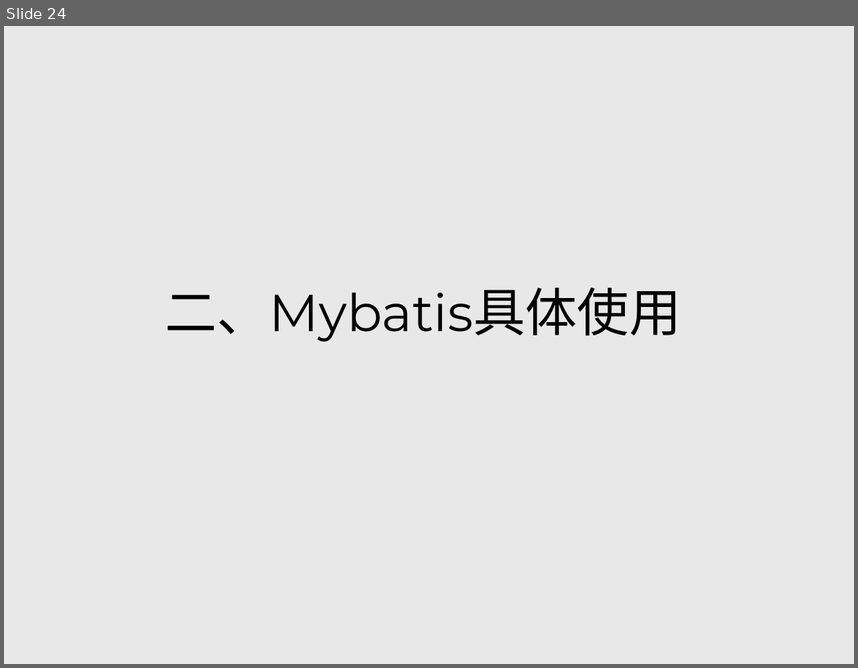
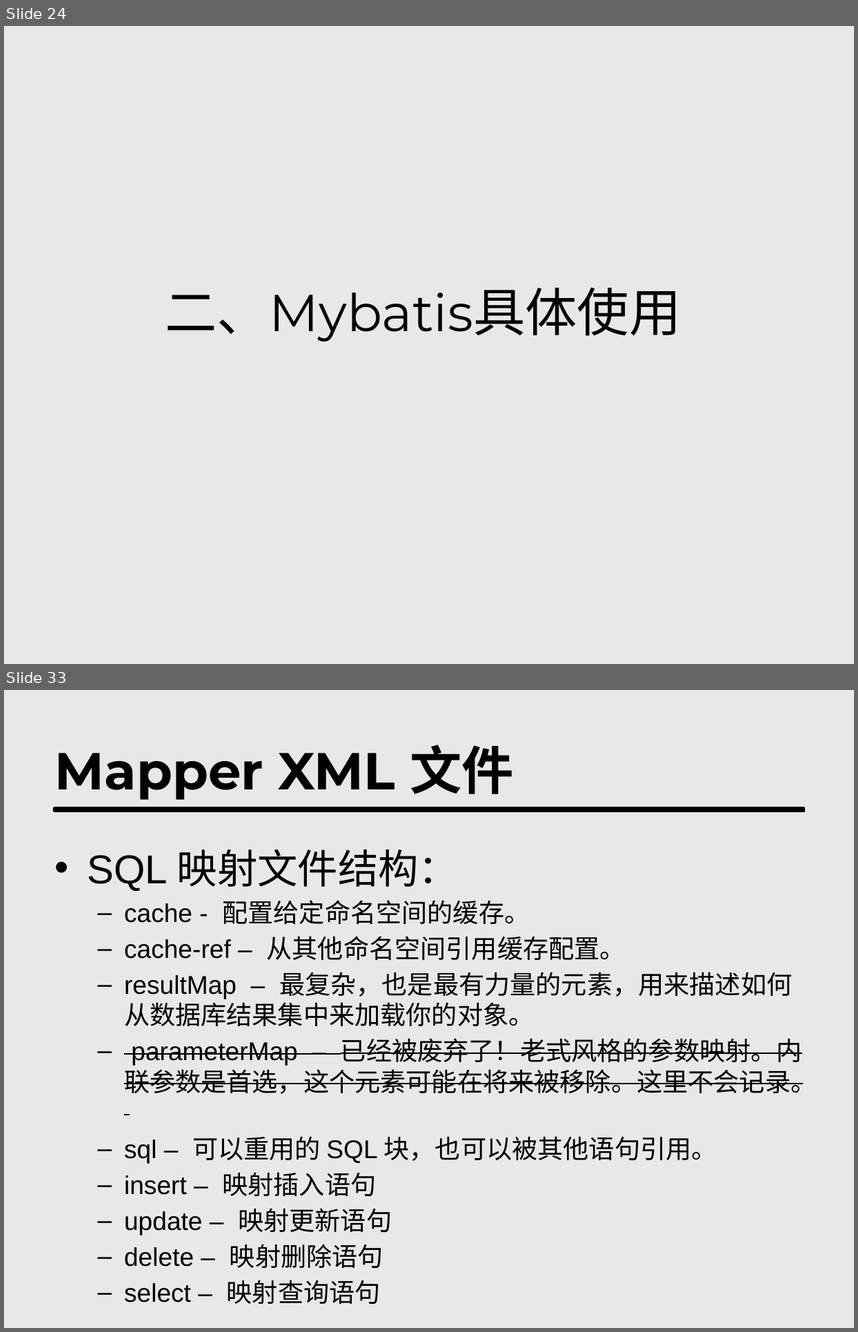
Before and after one commit to hyndio/mybatis_share, a slide deck: Mybatis-分享-hynd.pptx. Shown one above the other, each under a label of ours: slide 24 before the commit, slides 24 and 33 after it; the slides between them are not shown. The pictures are 858x668 and 858x1332 pixels, drawn with LibreOffice and Linux fonts; fonts in the diff are those of the drawing. Boxes give left, top, right and bottom in pixels: in the first picture for what was removed or moved away, otherwise in the second. Text is boxed around its words. In the diff, an @@ line names an element or a change of style, - is before the commit and + after.

```diff
--- a/Mybatis-分享-hynd.pptx
+++ b/Mybatis-分享-hynd.pptx
@@ slide 33 added at box(4, 690, 854, 1328), background #D9D9D9 at 58% opacity @@
@@ title added at box(55, 745, 515, 800), 44 pt, text #000000, bold @@
+Mapper XML 文件
@@ rectangle added at box(54, 808, 804, 811), fill #000000, outline #000000 2 pt @@
@@ text added at box(87, 849, 816, 1268), 21.7 pt, text #000000 @@
+• SQL 映射文件结构：
+  – cache - 配置给定命名空间的缓存。
+  – cache-ref – 从其他命名空间引用缓存配置。
+  – resultMap – 最复杂，也是最有力量的元素，用来描述如何从数据库结果集中来加载你的对象。
+  – parameterMap – 已经被废弃了！老式风格的参数映射。内联参数是首选，这个元素可能在将来被移除。这里不会记录。
+  – sql – 可以重用的 SQL 块，也可以被其他语句引用。
+  – insert – 映射插入语句
+  – update – 映射更新语句
+  – delete – 映射删除语句
+  – select – 映射查询语句
```
Also in this commit, not shown: 2 slides changed, 10 other slides added, 1 slide removed, 1 other file.
